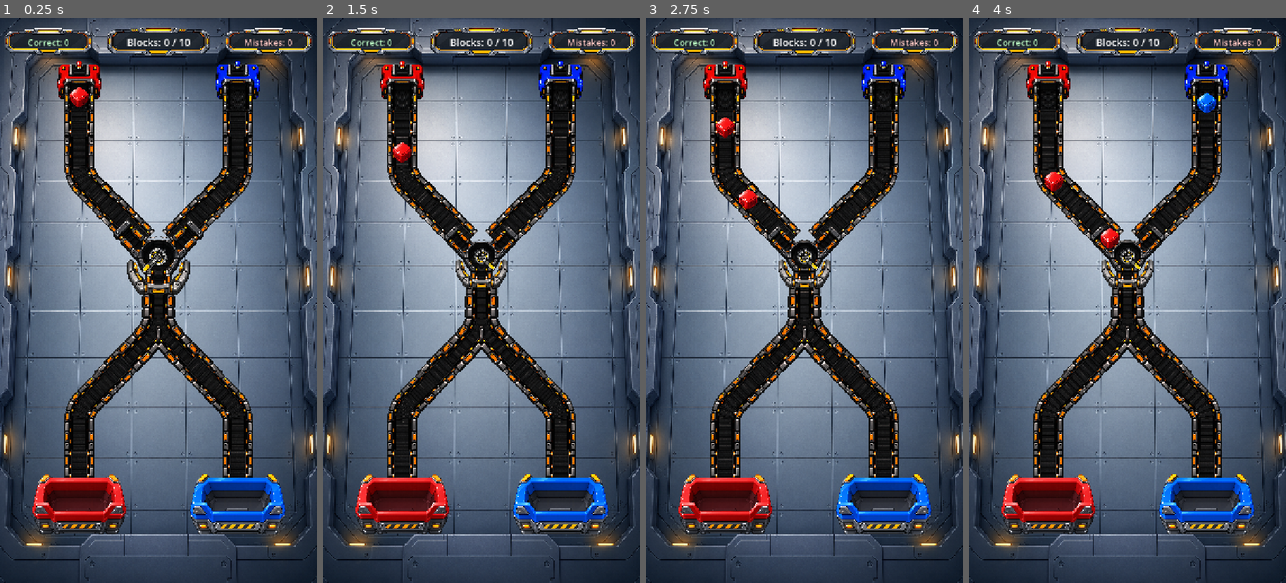
Above: before the commit, frames 1-4 (left to right).
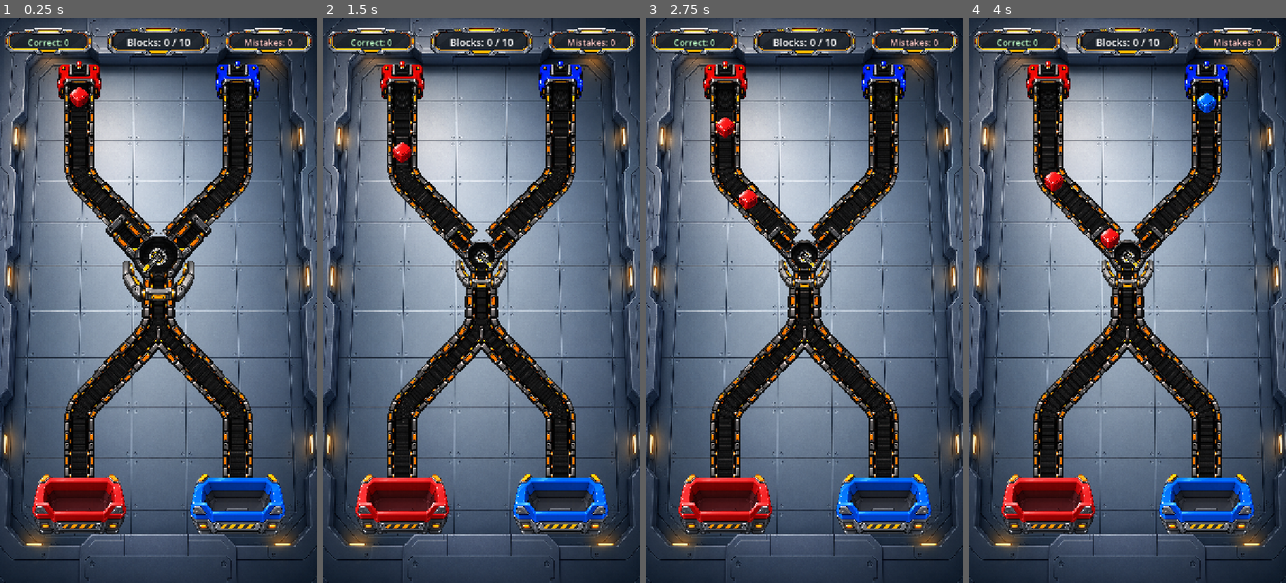
Above: after the commit, the same moments.

Repository: ArsenDev96/kinetic-conveyor
Game: Godot game, scene res://level_1.tscn
Same seed, same stepped clock (60 frames per second), same inputs: the game is played once before the commit and once after it.
Inputs (mouse positions are in pixels of both pictures, inside the frame that each line leads up to):
- Up to frame 1 (0.25 s): no input
- Up to frame 2 (1.5 s): tap Enter at 0.5 s; drag from (481, 255) to (513, 176) at 0.52 s; drag from (418, 328) to (481, 255) at 1.27 s
- Up to frame 3 (2.75 s): move the mouse to (836, 176) at 2.02 s; hold D from 2.03 s (still down); tap Tab at 2.1 s
- Up to frame 4 (4 s): release D at 2.75 s; drag from (1111, 413) to (1032, 215) at 2.77 s; move the mouse to (1222, 385) at 3.52 s; hold A from 3.53 s (still down); tap Delete at 3.6 s; tap Space at 3.77 s

The runs differ from the first frame. In frame 1, 2.0% of the frame differs, in the area x 33-67%, y 34-51%; in frame 2, 0.1%; in frame 3, 0.1%; in frame 4, 0.1%.

Commit message:
Increase Junction visual scale
Co-Authored-By: Claude Sonnet 5 <noreply@anthropic.com>
Claude-Session: https://claude.ai/code/session_01LDrw6UsUsrrVzmR18mib3b

Diff:
--- a/scenes/components/junction.tscn
+++ b/scenes/components/junction.tscn
@@ -42,7 +42,7 @@
 script = ExtResource("1_junction_controller")
 
 [node name="JunctionVisual" type="Node2D" parent="."]
-scale = Vector2(1.2, 1.2)
+scale = Vector2(1.4, 1.4)
 
 [node name="JunctionMainV2" type="Sprite2D" parent="JunctionVisual"]
 texture_filter = 1
@@ -55,7 +55,7 @@
 
 [node name="GatePivot" type="Node2D" parent="JunctionVisual"]
 z_index = 1
-scale = Vector2(0.91667, 0.91667)
+scale = Vector2(0.78571, 0.78571)
 
 [node name="JunctionGateV2" type="Sprite2D" parent="JunctionVisual/GatePivot"]
 texture_filter = 1
